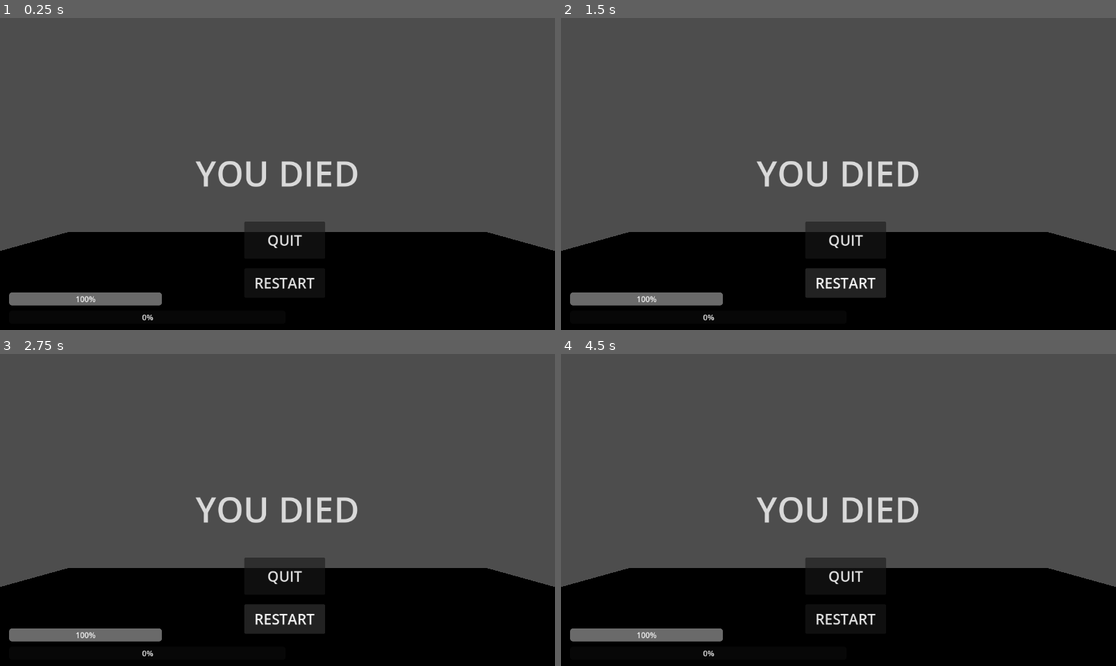
Above: before the commit, frames 1-4 (two rows, left to right).
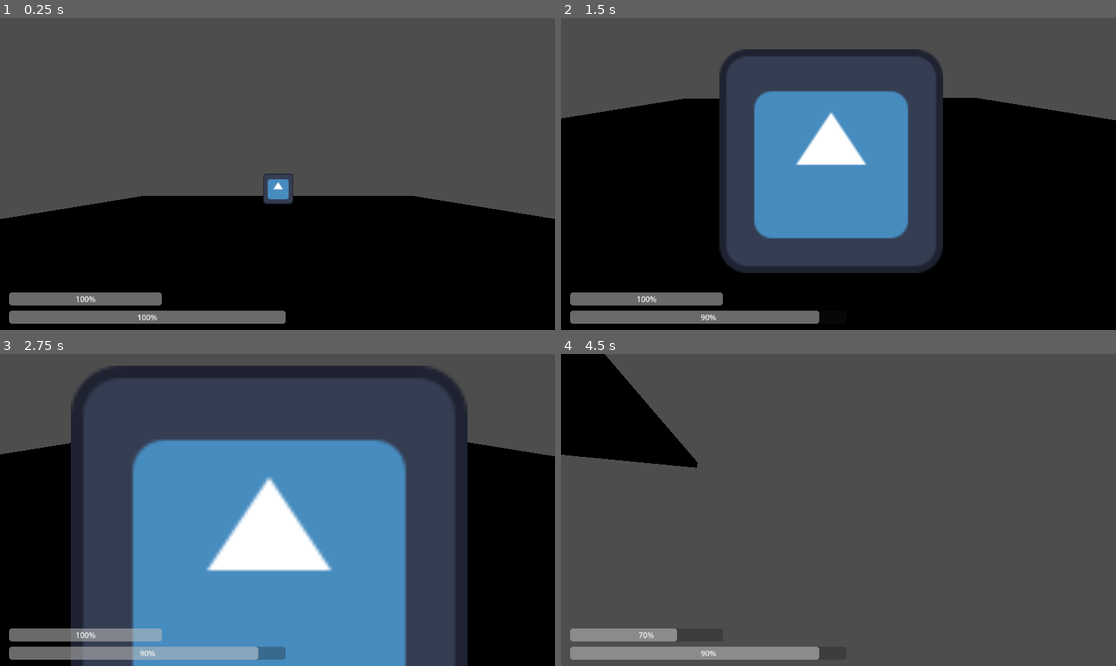
Above: after the commit, the same moments.

Repository: Duckayy/airborne
Game: Godot game, scene res://Player/Test plateform for player.tscn
Same seed, same stepped clock (60 frames per second), same inputs: the game is played once before the commit and once after it. Before the commit the project has no main scene; this scene is started directly in both runs. The engine's default icon, where the game draws it, is replaced by a stand-in: a white triangle on a blue panel in a dark square.
Inputs (mouse positions are in pixels of both pictures, inside the frame that each line leads up to):
- Up to frame 1 (0.25 s): no input
- Up to frame 2 (1.5 s): click (844, 283) at 0.5 s, where only the run before the commit has a clickable "RESTART"; click (844, 283) at 1.25 s, where only the run before the commit has a clickable "RESTART"
- Up to frame 3 (2.75 s): click (283, 619) at 2 s, where only the run before the commit has a clickable "RESTART"
- Up to frame 4 (4.5 s): tap Enter at 2.75 s; move the mouse to (960, 494) at 2.77 s; hold D (Move Right) 2.78-3.53 s; hold Shift (Sprint) 2.78-3.53 s; click (960, 494) at 2.92 s; tap Space (Jump) at 3.02, 3.05, 3.32, 3.6, 3.77, 4.07 s; move the mouse to (727, 525) at 3.52 s; hold S (Move Backward) 3.53-4.28 s; click (727, 525) at 3.67 s; tap Shift (Sprint) at 3.8 s; move the mouse to (894, 441) at 4.27 s; hold D (Move Right) from 4.28 s (still down); hold Shift (Sprint) from 4.28 s (still down); click (894, 441) at 4.42 s

The runs differ from the first frame. In frame 1, 14% of the frame differs, in the area x 0-100%, y 45-98%; in frame 2, 48%; in frame 3, 61%, in the area x 0-100%, y 3-100%; in frame 4, 38%.

Commit message:
Test plateform is now available with player and enemy

Diff:
--- /dev/null
+++ b/airborne/Enemies/Enemies.tscn
@@ -0,0 +1,136 @@
+[gd_scene format=3 uid="uid://dulsxx0mo4lan"]
+
+[sub_resource type="GDScript" id="GDScript_a1fng"]
+script/source = "extends CharacterBody3D
+
+@export var speed = 14.0
+@export var sprint_speed = 35.0
+@export var acceleration = 50.0
+@export var friction = 60.0
+
+@export var fall_acceleration = 60.0
+@export var jump_velocity = 30.0
+
+@export var mouse_sensitivity = 0.002
+
+@export var max_stamina = 100.0
+@export var stamina_drain = 30.0
+@export var stamina_regen = 25.0
+@export var stamina_recharge_delay = 3.0
+
+var is_dead = false
+
+var stamina = max_stamina
+var recharge_timer = 0.0
+
+@onready var hp_bar = $HUD/HPBar
+@onready var death_screen = $HUD/DeathScreen
+@onready var restart_button = $HUD/DeathScreen/RestartButton
+@onready var quit_button = $HUD/DeathScreen/QuitButton
+@onready var head = $Head
+@onready var stamina_bar = $CanvasLayer/StaminaBar
+
+func _ready():
+	Input.mouse_mode = Input.MOUSE_MODE_CAPTURED
+
+	stamina_bar.max_value = max_stamina
+	stamina_bar.value = stamina
+
+func _unhandled_input(event):
+	if event is InputEventMouseMotion:
+		rotate_y(-event.relative.x * mouse_sensitivity)
+
+		head.rotate_x(-event.relative.y * mouse_sensitivity)
+
+		head.rotation.x = clamp(
+			head.rotation.x,
+			deg_to_rad(-80),
+			deg_to_rad(80)
+		)
+
+func _physics_process(delta):
+
+	var input_dir = Vector2.ZERO
+
+	if Input.is_action_pressed(\"Move Right\"):
+		input_dir.x += 1
+
+	if Input.is_action_pressed(\"Move Left\"):
+		input_dir.x -= 1
+
+	if Input.is_action_pressed(\"Move Forward\"):
+		input_dir.y += 1
+
+	if Input.is_action_pressed(\"Move Backward\"):
+		input_dir.y -= 1
+
+	input_dir = input_dir.normalized()
+
+	var direction = (
+		transform.basis *
+		Vector3(input_dir.x, 0, -input_dir.y)
+	).normalized()
+
+	var current_speed = speed
+
+	if Input.is_action_pressed(\"Sprint\") and stamina > 0 and input_dir != Vector2.ZERO:
+		current_speed = sprint_speed
+		stamina -= stamina_drain * delta
+		recharge_timer = stamina_recharge_delay
+	else:
+		if recharge_timer > 0:
+			recharge_timer -= delta
+		else:
+			stamina += stamina_regen * delta
+
+	stamina = clamp(stamina, 0.0, max_stamina)
+	stamina_bar.value = stamina
+
+	var target_velocity = direction * current_speed
+
+	velocity.x = move_toward(
+		velocity.x,
+		target_velocity.x,
+		acceleration * delta
+	)
+
+	velocity.z = move_toward(
+		velocity.z,
+		target_velocity.z,
+		acceleration * delta
+	)
+
+	if input_dir == Vector2.ZERO:
+		velocity.x = move_toward(
+			velocity.x,
+			0.0,
+			friction * delta
+		)
+
+		velocity.z = move_toward(
+			velocity.z,
+			0.0,
+			friction * delta
+		)
+
+	if is_on_floor():
+		if Input.is_action_just_pressed(\"Jump\"):
+			velocity.y = jump_velocity
+	else:
+		velocity.y -= fall_acceleration * delta
+
+	move_and_slide()
+"
+
+[sub_resource type="CapsuleShape3D" id="CapsuleShape3D_5pxne"]
+
+[sub_resource type="CapsuleMesh" id="CapsuleMesh_7k5wa"]
+
+[node name="CharacterBody3D2" type="CharacterBody3D" unique_id=874964806]
+script = SubResource("GDScript_a1fng")
+
+[node name="CollisionShape3D" type="CollisionShape3D" parent="." unique_id=1603324126]
+shape = SubResource("CapsuleShape3D_5pxne")
+
+[node name="MeshInstance3D" type="MeshInstance3D" parent="." unique_id=1016919514]
+mesh = SubResource("CapsuleMesh_7k5wa")
--- a/airborne/EnemiesV2/Enemey_Real.gd
+++ b/airborne/EnemiesV2/Enemey_Real.gd
@@ -19,6 +19,7 @@
 
 func _ready():
 	player = get_tree().get_first_node_in_group("player")
+	#print("Player found: ", player)
 	attack_timer.wait_time = attack_cooldown
 	attack_timer.one_shot = true
 	attack_timer.timeout.connect(_on_attack_cooldown_done)
--- a/airborne/Player/Player.tscn
+++ b/airborne/Player/Player.tscn
@@ -1,42 +1,40 @@
 [gd_scene format=3 uid="uid://bngbegk1f5iue"]
 
-[ext_resource type="Script" uid="uid://sby4yq43o20m" path="res://Player/player.gd" id="1_3qydi"]
+[ext_resource type="Script" uid="uid://bfbfabdu0rkwq" path="res://Player/playerV2.gd" id="1_3qydi"]
 
 [sub_resource type="CapsuleMesh" id="CapsuleMesh_3qydi"]
 
 [sub_resource type="CapsuleShape3D" id="CapsuleShape3D_q3lat"]
 
-[node name="Player2" type="Node3D" unique_id=61944695]
-
-[node name="PLAYER" type="CharacterBody3D" parent="." unique_id=891961531]
+[node name="PLAYER" type="CharacterBody3D" unique_id=421517997 groups=["player"]]
 script = ExtResource("1_3qydi")
 
-[node name="MeshInstance3D" type="MeshInstance3D" parent="PLAYER" unique_id=780385553]
+[node name="MeshInstance3D" type="MeshInstance3D" parent="." unique_id=2097901659]
 transform = Transform3D(1, 0, 0, 0, 1, 0, 0, 0, 1, 0, 0.9512358, 0)
 mesh = SubResource("CapsuleMesh_3qydi")
 
-[node name="CollisionShape3D" type="CollisionShape3D" parent="PLAYER" unique_id=1190118459]
+[node name="CollisionShape3D" type="CollisionShape3D" parent="." unique_id=543733144]
 transform = Transform3D(1, 0, 0, 0, 1, 0, 0, 0, 1, 0, 0.953411, 0)
 shape = SubResource("CapsuleShape3D_q3lat")
 
-[node name="Head" type="Node3D" parent="PLAYER" unique_id=333485299]
+[node name="Head" type="Node3D" parent="." unique_id=865033745]
 transform = Transform3D(1, 0, 0, 0, 1, 0, 0, 0, 1, 0, 1.0260494, 0)
 
-[node name="Camera3D" type="Camera3D" parent="PLAYER/Head" unique_id=1379093875]
+[node name="Camera3D" type="Camera3D" parent="Head" unique_id=946532365]
 transform = Transform3D(1, 0, 0, 0, 1, 0, 0, 0, 1, 0, 0.5509467, -0.27941412)
 
-[node name="CanvasLayer" type="CanvasLayer" parent="PLAYER" unique_id=1633050878]
+[node name="CanvasLayer" type="CanvasLayer" parent="." unique_id=1524351219]
 
-[node name="StaminaBar" type="ProgressBar" parent="PLAYER/CanvasLayer" unique_id=550292850]
+[node name="StaminaBar" type="ProgressBar" parent="CanvasLayer" unique_id=616705718]
 offset_left = 19.0
 offset_top = 570.0
 offset_right = 336.0
 offset_bottom = 597.0
 value = 100.0
 
-[node name="HUD" type="CanvasLayer" parent="PLAYER" unique_id=1885270801]
+[node name="HUD" type="CanvasLayer" parent="." unique_id=1970272350]
 
-[node name="HPBar" type="ProgressBar" parent="PLAYER/HUD" unique_id=538549551]
+[node name="HPBar" type="ProgressBar" parent="HUD" unique_id=1188699423]
 anchors_preset = 2
 anchor_top = 1.0
 anchor_bottom = 1.0
@@ -46,13 +44,13 @@
 offset_bottom = -13.0
 grow_vertical = 0
 
-[node name="DeathScreen" type="Control" parent="PLAYER/HUD" unique_id=155424174]
+[node name="DeathScreen" type="Control" parent="HUD" unique_id=476535539]
 layout_mode = 3
 anchors_preset = 0
 offset_right = 40.0
 offset_bottom = 40.0
 
-[node name="DeathLabel" type="Label" parent="PLAYER/HUD/DeathScreen" unique_id=914804433]
+[node name="DeathLabel" type="Label" parent="HUD/DeathScreen" unique_id=1769644823]
 modulate = Color(1, 1, 1, 0.78431374)
 layout_mode = 0
 offset_left = -1.0
@@ -64,7 +62,7 @@
 horizontal_alignment = 1
 vertical_alignment = 1
 
-[node name="QuitButton" type="Button" parent="PLAYER/HUD/DeathScreen" unique_id=1086808558]
+[node name="QuitButton" type="Button" parent="HUD/DeathScreen" unique_id=2086717552]
 process_mode = 3
 layout_mode = 0
 offset_left = 507.0
@@ -74,7 +72,7 @@
 theme_override_font_sizes/font_size = 30
 text = "QUIT"
 
-[node name="RestartButton" type="Button" parent="PLAYER/HUD/DeathScreen" unique_id=1379333297]
+[node name="RestartButton" type="Button" parent="HUD/DeathScreen" unique_id=235352377]
 process_mode = 3
 layout_mode = 0
 offset_left = 507.0
--- a/airborne/Player/Test plateform for player.tscn
+++ b/airborne/Player/Test plateform for player.tscn
@@ -1,6 +1,7 @@
 [gd_scene format=3 uid="uid://bvo40fs81y0pi"]
 
 [ext_resource type="PackedScene" uid="uid://bngbegk1f5iue" path="res://Player/Player.tscn" id="1_f0ew4"]
+[ext_resource type="PackedScene" uid="uid://rnbvfxgt5mew" path="res://EnemiesV2/EnemiesV2.tscn" id="2_et2tj"]
 
 [sub_resource type="BoxMesh" id="BoxMesh_et2tj"]
 
@@ -19,5 +20,8 @@
 transform = Transform3D(20, 0, 0, 0, 1, 0, 0, 0, 20, 0, 0, 0)
 shape = SubResource("ConcavePolygonShape3D_t7csg")
 
+[node name="EnemiesV2" parent="." unique_id=730054890 instance=ExtResource("2_et2tj")]
+transform = Transform3D(1, 0, 0, 0, 1, 0, 0, 0, 1, 0, 1.8647635, 4.913553)
+
 [node name="Player2" parent="." unique_id=61944695 instance=ExtResource("1_f0ew4")]
-transform = Transform3D(1, 0, 0, 0, 1, 0, 0, 0, 1, 0, 1.696974, 0)
+transform = Transform3D(-0.9999947, 0, -0.0032638572, 0, 1, 0, 0.0032638572, 0, -0.9999947, 0, 1.5881703, -5.424842)
--- /dev/null
+++ b/airborne/Player/playerV2.gd
@@ -0,0 +1,122 @@
+extends CharacterBody3D
+
+@export var speed = 14.0
+@export var sprint_speed = 35.0
+@export var acceleration = 50.0
+@export var friction = 60.0
+@export var fall_acceleration = 60.0
+@export var jump_velocity = 30.0
+@export var mouse_sensitivity = 0.002
+@export var max_stamina = 100.0
+@export var stamina_drain = 30.0
+@export var stamina_regen = 25.0
+@export var stamina_recharge_delay = 3.0
+@export var max_health = 100.0
+
+var stamina = max_stamina
+var recharge_timer = 0.0
+var health = max_health
+var is_dead = false
+
+@onready var head = $Head
+@onready var stamina_bar = $CanvasLayer/StaminaBar
+@onready var hp_bar = $HUD/HPBar
+@onready var death_screen = $HUD/DeathScreen
+@onready var restart_button = $HUD/DeathScreen/RestartButton
+@onready var quit_button = $HUD/DeathScreen/QuitButton
+
+func _ready():
+	Input.mouse_mode = Input.MOUSE_MODE_CAPTURED
+	stamina_bar.max_value = max_stamina
+	stamina_bar.value = stamina
+	death_screen.visible = false
+	hp_bar.max_value = max_health
+	hp_bar.value = health
+	restart_button.pressed.connect(_on_restart)
+	quit_button.pressed.connect(_on_quit)
+
+func _unhandled_input(event):
+	if event is InputEventMouseMotion:
+		rotate_y(-event.relative.x * mouse_sensitivity)
+		head.rotate_x(-event.relative.y * mouse_sensitivity)
+		head.rotation.x = clamp(
+			head.rotation.x,
+			deg_to_rad(-80),
+			deg_to_rad(80)
+		)
+
+func _physics_process(delta):
+	if is_dead:
+		return
+
+	var input_dir = Vector2.ZERO
+	if Input.is_action_pressed("Move Right"):
+		input_dir.x += 1
+	if Input.is_action_pressed("Move Left"):
+		input_dir.x -= 1
+	if Input.is_action_pressed("Move Forward"):
+		input_dir.y += 1
+	if Input.is_action_pressed("Move Backward"):
+		input_dir.y -= 1
+	input_dir = input_dir.normalized()
+
+	var direction = (
+		transform.basis *
+		Vector3(input_dir.x, 0, -input_dir.y)
+	).normalized()
+
+	var current_speed = speed
+	if Input.is_action_pressed("Sprint") and stamina > 0 and input_dir != Vector2.ZERO:
+		current_speed = sprint_speed
+		stamina -= stamina_drain * delta
+		recharge_timer = stamina_recharge_delay
+	else:
+		if recharge_timer > 0:
+			recharge_timer -= delta
+		else:
+			stamina += stamina_regen * delta
+
+	stamina = clamp(stamina, 0.0, max_stamina)
+	stamina_bar.value = stamina
+
+	var target_velocity = direction * current_speed
+	velocity.x = move_toward(velocity.x, target_velocity.x, acceleration * delta)
+	velocity.z = move_toward(velocity.z, target_velocity.z, acceleration * delta)
+
+	if input_dir == Vector2.ZERO:
+		velocity.x = move_toward(velocity.x, 0.0, friction * delta)
+		velocity.z = move_toward(velocity.z, 0.0, friction * delta)
+
+	if is_on_floor():
+		if Input.is_action_just_pressed("Jump"):
+			velocity.y = jump_velocity
+	else:
+		velocity.y -= fall_acceleration * delta
+
+	move_and_slide()
+
+func take_damage(amount: float):
+	if is_dead:
+		return
+	health -= amount
+	health = clamp(health, 0, max_health)
+	hp_bar.value = health
+	if health <= 0:
+		_die()
+
+func _die():
+	if is_dead:
+		return
+	is_dead = true
+	death_screen.visible = true
+	get_tree().paused = true
+	Input.mouse_mode = Input.MOUSE_MODE_VISIBLE
+
+func _on_restart():
+	is_dead = false
+	get_tree().paused = false
+	Input.mouse_mode = Input.MOUSE_MODE_CAPTURED
+	get_tree().reload_current_scene()
+
+func _on_quit():
+	get_tree().quit()
--- a/airborne/project.godot
+++ b/airborne/project.godot
@@ -11,6 +11,7 @@
 [application]
 
 config/name="Airborne"
+run/main_scene="uid://bvo40fs81y0pi"
 config/features=PackedStringArray("4.6", "Forward Plus")
 config/icon="res://icon.svg"
 <<<<<<<Updatedupstreamrun/main_scene="uid://8qewhu38evia"
Not shown, removed: airborne/Player/player.gd.uid
Not shown, added: airborne/Player/playerV2.gd.uid
